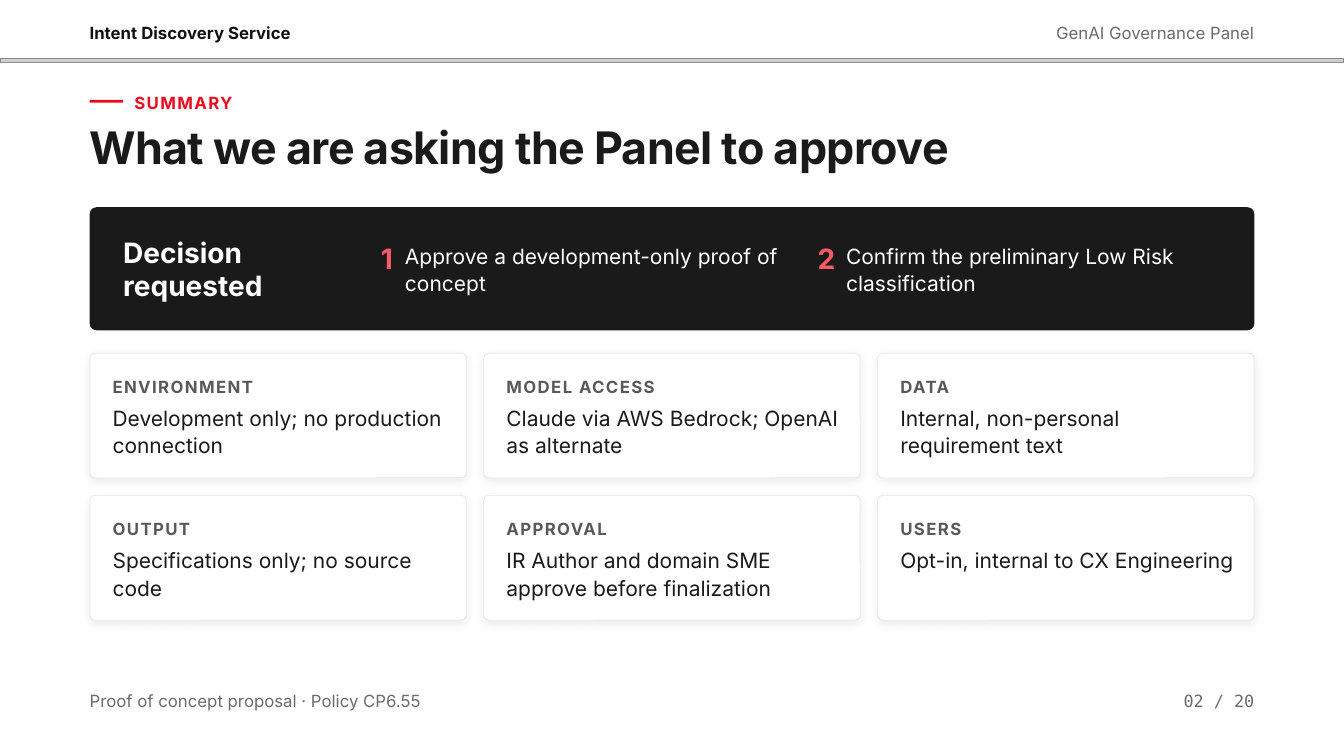
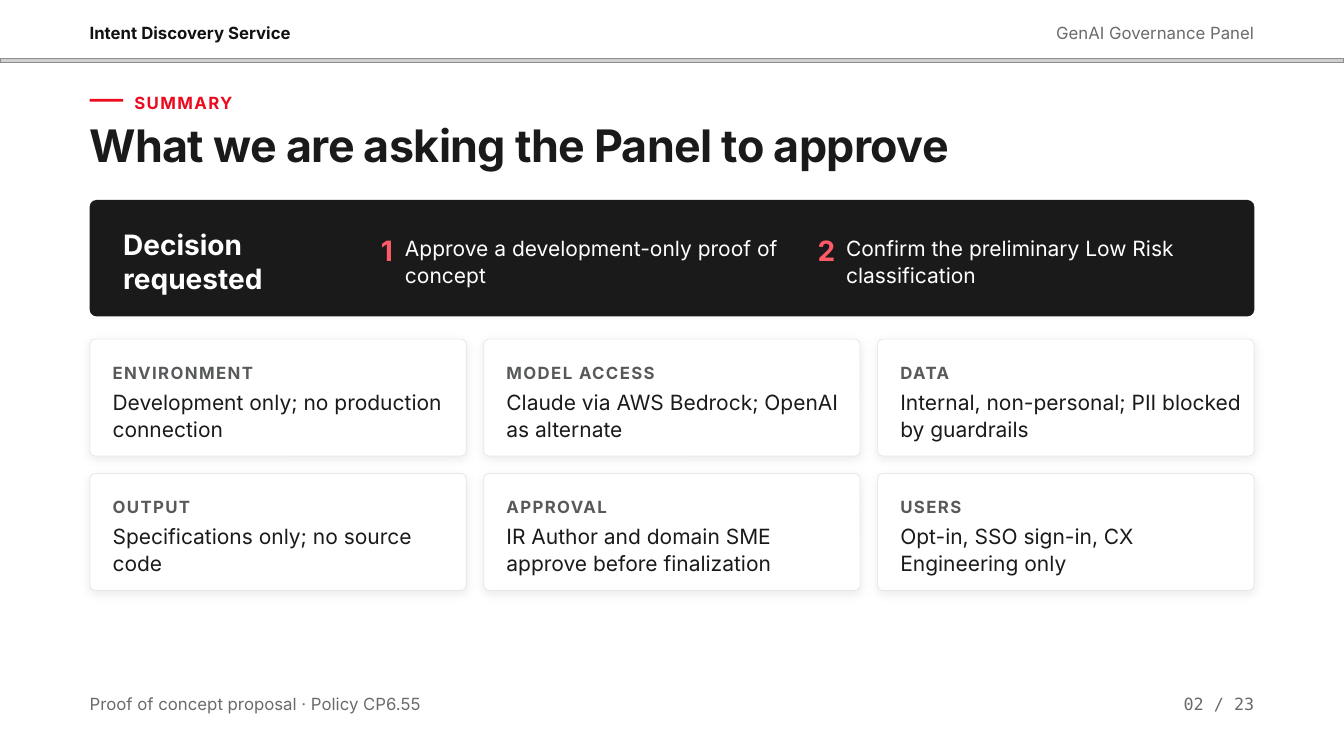
Before and after one commit to pavankumargoli/Machine-Learning-Featurization-and-TSNE, a slide deck: slide 2 of Intent Discovery Service — GenAI Council v4.pptx. Drawn at 1344x756 pixels with LibreOffice and Linux fonts; fonts in the diff are those of the drawing; grey boxes stand for pictures. Boxes give left, top, right and bottom in pixels: in the first picture for what was removed or moved away, otherwise in the second. Text is boxed around its words. In the diff, an @@ line names an element or a change of style, - is before the commit and + after.

```diff
--- a/Intent Discovery Service — GenAI Council v4.pptx
+++ b/Intent Discovery Service — GenAI Council v4.pptx
@@ rounded rectangle resized from (x1=90, y1=208, x2=1255, y2=331) to (x1=90, y1=200, x2=1255, y2=317) @@
@@ text "Decision requested" moved from (x1=123, y1=241, x2=262, y2=302) to (x1=123, y1=233, x2=262, y2=295) @@
@@ text "1" moved from (x1=381, y1=248, x2=393, y2=269) to (x1=381, y1=240, x2=393, y2=261) @@
@@ text "Approve a development-only proof of ..." moved from (x1=405, y1=248, x2=777, y2=296) to (x1=405, y1=240, x2=777, y2=288) @@
@@ text "2" moved from (x1=818, y1=248, x2=836, y2=269) to (x1=818, y1=240, x2=836, y2=261) @@
@@ text "Confirm the preliminary Low Risk ..." moved from (x1=846, y1=248, x2=1173, y2=292) to (x1=846, y1=240, x2=1173, y2=284) @@
@@ rounded rectangle resized from (x1=90, y1=353, x2=466, y2=478) to (x1=90, y1=339, x2=466, y2=456) @@
@@ rounded rectangle resized from (x1=484, y1=353, x2=860, y2=478) to (x1=484, y1=339, x2=860, y2=456) @@
@@ rounded rectangle resized from (x1=878, y1=353, x2=1254, y2=478) to (x1=878, y1=339, x2=1254, y2=456) @@
@@ 3 texts moved together from (x1=113, y1=380, x2=949, y2=393) to (x1=113, y1=366, x2=949, y2=379) @@
@@ text "Development only; no production connection" moved from (x1=113, y1=410, x2=441, y2=454) to (x1=113, y1=394, x2=441, y2=438) @@
@@ text "Claude via AWS Bedrock; OpenAI ..." moved from (x1=506, y1=410, x2=838, y2=454) to (x1=506, y1=394, x2=838, y2=438) @@
@@ text at (x1=900, y1=394, x2=1241, y2=442): text changed @@
-Internal, non-personal requirement text
+Internal, non-personal; PII blocked by guardrails
@@ rounded rectangle resized from (x1=90, y1=495, x2=466, y2=620) to (x1=90, y1=474, x2=466, y2=591) @@
@@ rounded rectangle resized from (x1=484, y1=495, x2=860, y2=620) to (x1=484, y1=474, x2=860, y2=591) @@
@@ proportions changed in 7 elements at (x1=90, y1=200, x2=1255, y2=317), (x1=90, y1=339, x2=466, y2=456), (x1=484, y1=339, x2=860, y2=456), (x1=878, y1=339, x2=1254, y2=456), (x1=90, y1=474, x2=466, y2=591), (x1=484, y1=474, x2=860, y2=591), (x1=878, y1=474, x2=1254, y2=591) @@
@@ rounded rectangle resized from (x1=878, y1=495, x2=1254, y2=620) to (x1=878, y1=474, x2=1254, y2=591) @@
@@ 3 texts moved together from (x1=113, y1=522, x2=961, y2=535) to (x1=113, y1=500, x2=961, y2=513) @@
@@ text "Specifications only; no source code" moved from (x1=113, y1=552, x2=412, y2=597) to (x1=113, y1=528, x2=412, y2=572) @@
@@ text "IR Author and domain SME ..." moved from (x1=506, y1=552, x2=771, y2=601) to (x1=506, y1=528, x2=771, y2=576) @@
@@ text at (x1=900, y1=528, x2=1134, y2=576): text changed @@
-Opt-in, internal to CX Engineering
+Opt-in, SSO sign-in, CX Engineering only
@@ text at (x1=1184, y1=697, x2=1254, y2=710): text changed @@
-02 / 20
+02 / 23
```
Also in this commit, not shown: 18 other slides changed, 4 slides added, 1 slide removed.
